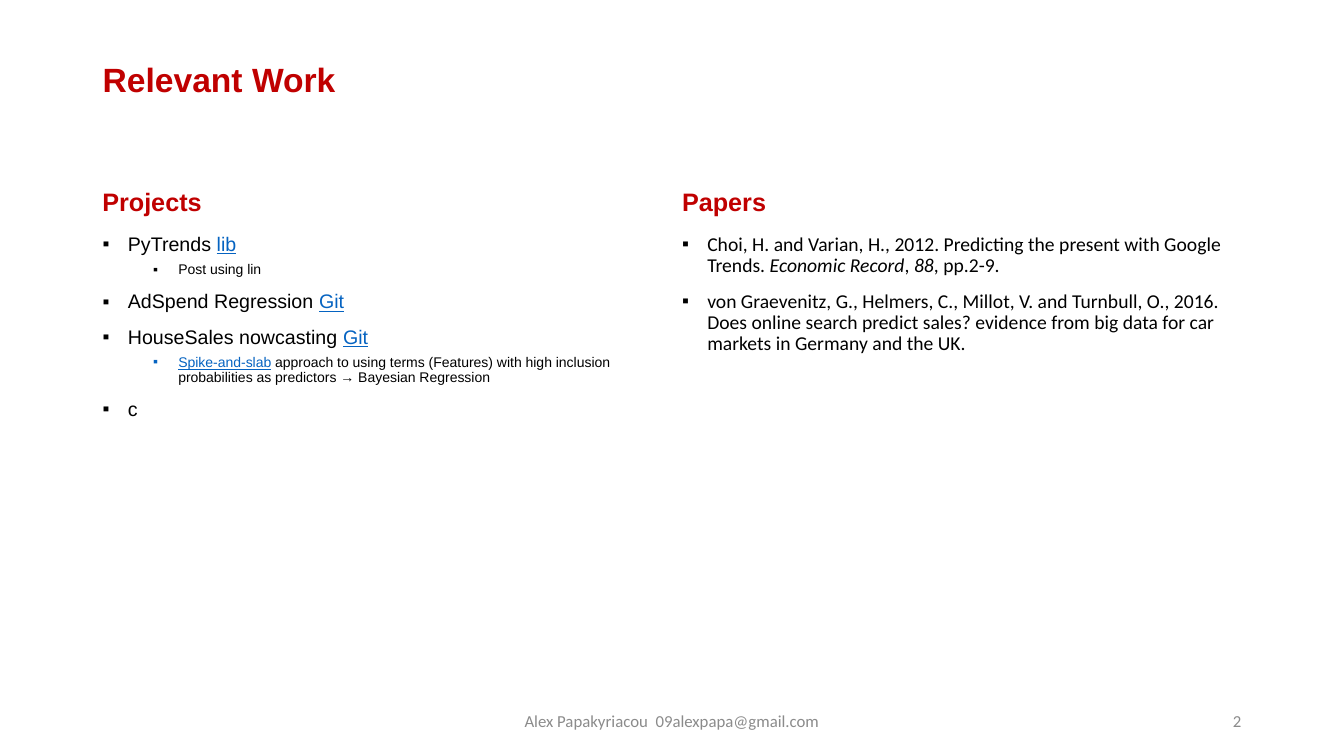
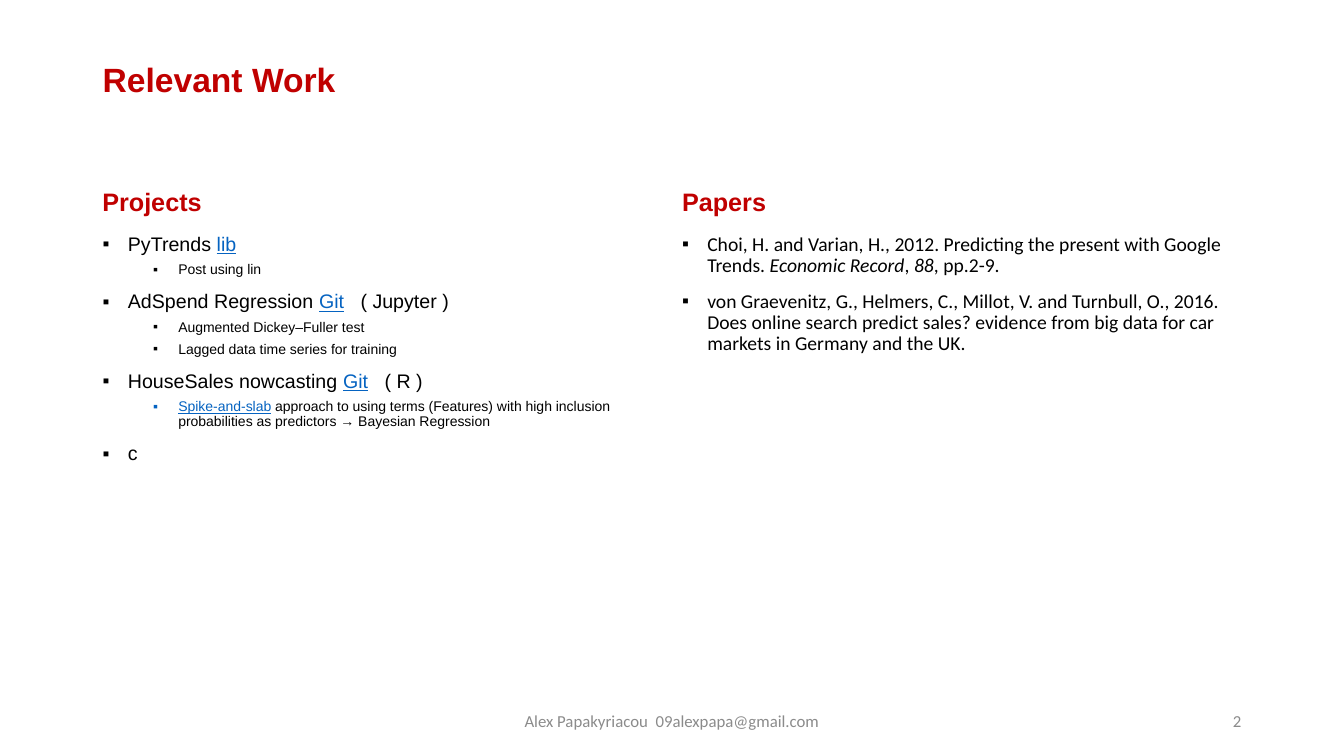
Before and after one commit to 09acp/AltData, a slide deck: slide 2 of notes.pptx. Drawn at 1344x756 pixels with LibreOffice and Linux fonts; fonts in the diff are those of the drawing. Boxes give left, top, right and bottom in pixels: in the first picture for what was removed or moved away, otherwise in the second. Text is boxed around its words. In the diff, an @@ line names an element or a change of style, - is before the commit and + after.

```diff
--- a/notes.pptx
+++ b/notes.pptx
@@ text at <box>128,293,437,392</box>: text changed; size 14 to 10 pt @@
-▪ AdSpend Regression Git
-▪ HouseSales nowcasting Git
+▪ AdSpend Regression Git ( Jupyter )
+  ▪ Augmented Dickey–Fuller test
+  ▪ Lagged data time series for training
+▪ HouseSales nowcasting Git ( R )
```
Also in this commit, not shown: 2 other slides changed, 1 slide added, 4 other files.
